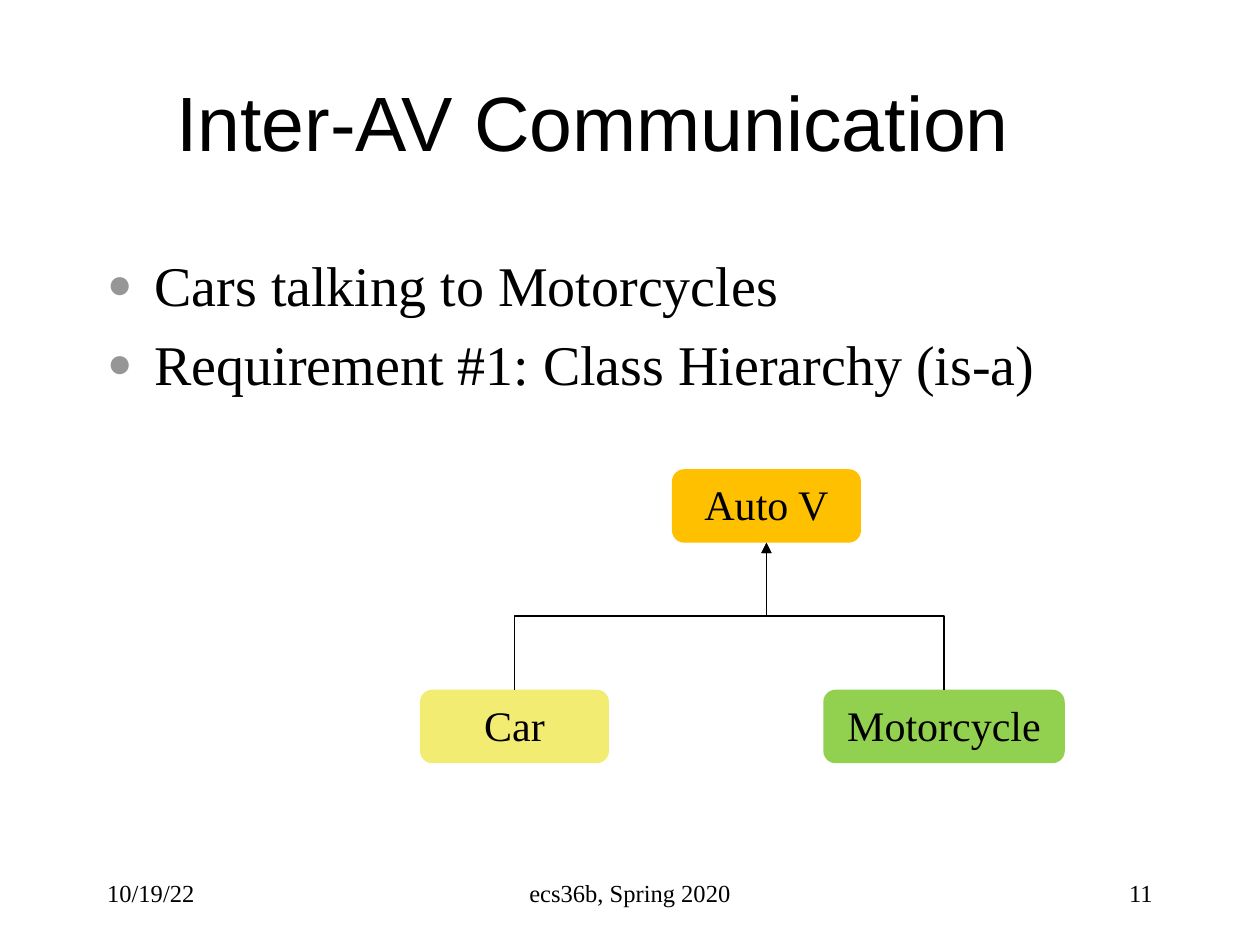
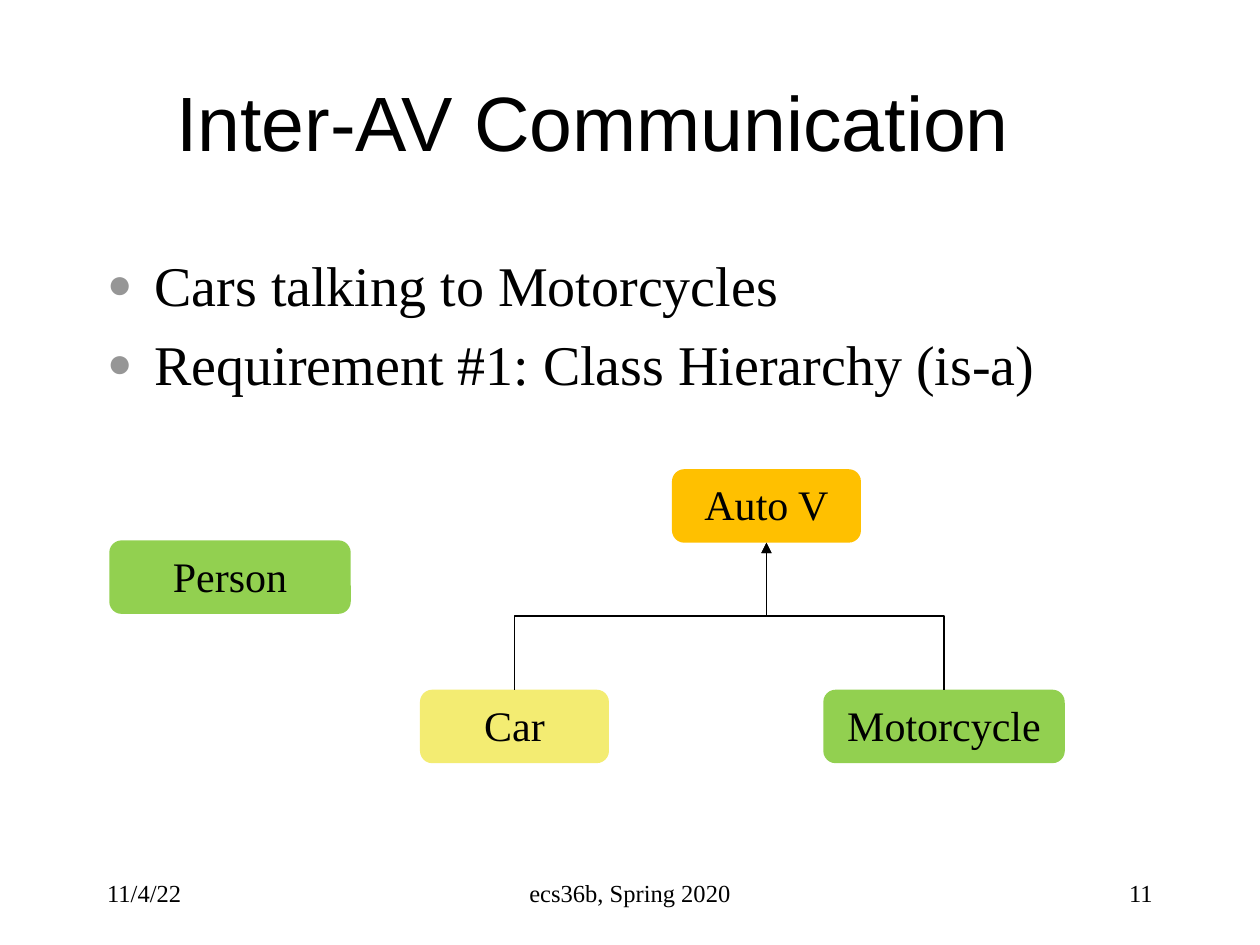
Before and after one commit to sfelixwu/ecs36b_slides, a slide deck: slide 11 of ecs36b_f2022_L005_midterm.pptx. Drawn at 1260x945 pixels with LibreOffice and Linux fonts; fonts in the diff are those of the drawing. Boxes give left, top, right and bottom in pixels: in the first picture for what was removed or moved away, otherwise in the second. Text is boxed around its words. In the diff, an @@ line names an element or a change of style, - is before the commit and + after.

```diff
--- a/ecs36b_f2022_L005_midterm.pptx
+++ b/ecs36b_f2022_L005_midterm.pptx
@@ rounded rectangle added at (110, 541, 352, 614), fill #92D050, 24 pt, text #000000 @@
+Person
@@ text at (107, 885, 181, 903): text changed @@
-10/19/22
+11/4/22
```
Also in this commit, not shown: 7 other slides changed, 1 slide added, 2 other files.
